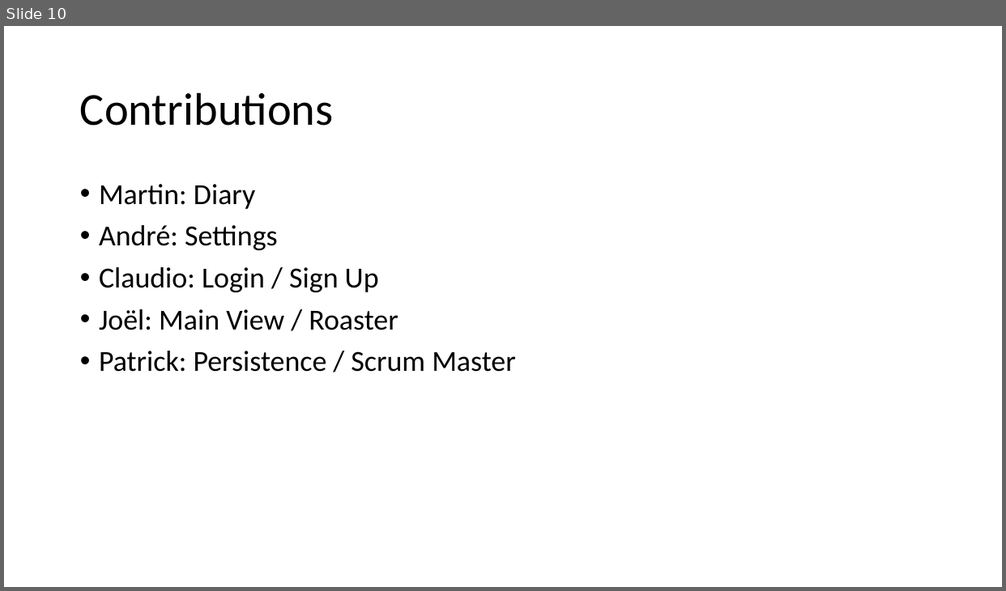
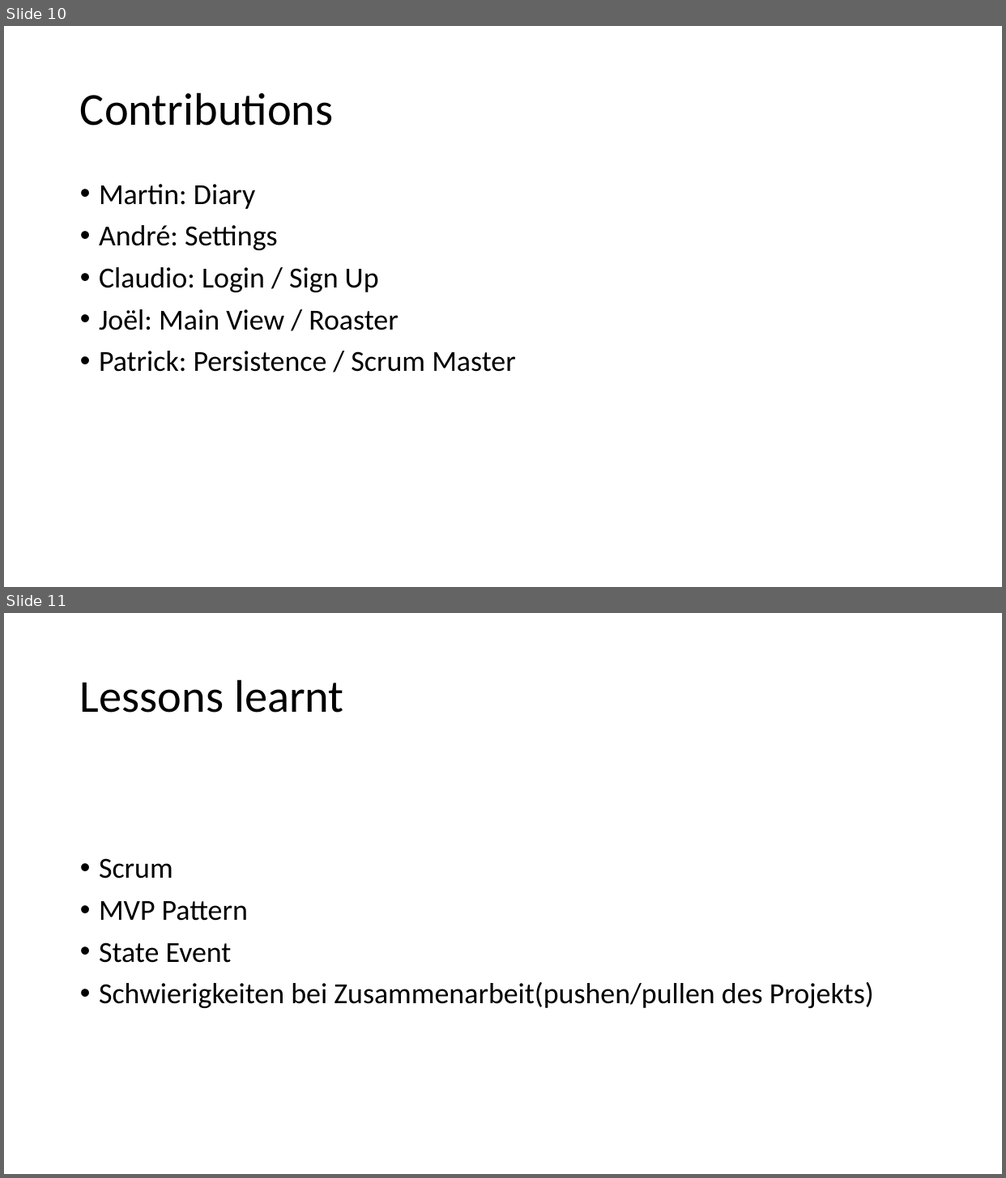
Before and after one commit to wyssp8/BTI7081-Software-Engineering-and-Design, a slide deck: doc/CS01/task14/cs1-task14-presentation.pptx. Shown one above the other, each under a label of ours: slide 10 before the commit, slides 10 and 11 after it. The pictures are 1006x591 and 1006x1178 pixels, drawn with LibreOffice and Linux fonts; fonts in the diff are those of the drawing. Boxes give left, top, right and bottom in pixels: in the first picture for what was removed or moved away, otherwise in the second. Text is boxed around its words. In the diff, an @@ line names an element or a change of style, - is before the commit and + after.

Commit message:
added some lessons learned

```diff
--- a/doc/CS01/task14/cs1-task14-presentation.pptx
+++ b/doc/CS01/task14/cs1-task14-presentation.pptx
@@ slide 11 added at <box>4,613,1002,1174</box>, background #FFFFFF @@
@@ title added at <box>80,679,344,713</box>, 44 pt, text #000000 @@
+Lessons learnt
@@ text added at <box>99,858,874,1008</box>, 28 pt, text #000000 @@
+• Scrum
+• MVP Pattern
+• State Event
+• Schwierigkeiten bei Zusammenarbeit(pushen/pullen des Projekts)
```
Also in this commit, not shown: 1 slide removed.
